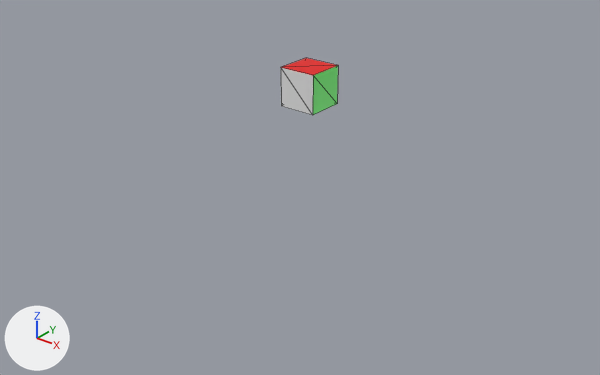
What one commit did to the glTF model public/cube.gltf.
Before and after are seen from a 50 mm lens placed at (12.09, -15.48, 6.72), pointed at (0.32, -0.77, -2.4). The lights are fixed; the arrows at lower left show +X, +Y and +Z. Mesh edges are drawn as thin lines. Where no turn or scale is listed for an object, it has been applied to the vertices. Vertices at the same position are counted once.
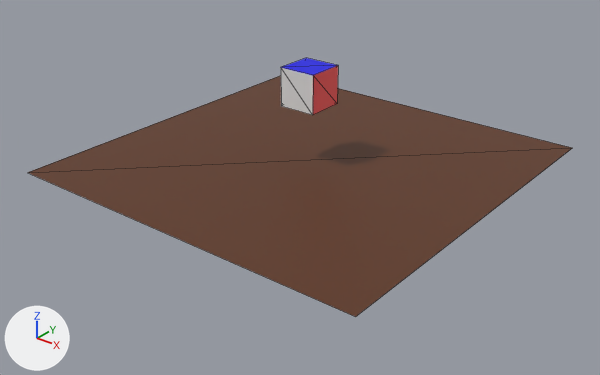
The newer file is also turned or shifted as a whole; pictures and numbers use the older file's frame.

Where the change shows, as pixel boxes (x1, y1, x2, y2) in the pictures (600 x 375 px):
'Plane', added (brown)
    after: (28, 76, 572, 317)
part 1 of me_cube, recoloured (green to red)
    both: (313, 66, 338, 115)
part 2 of me_cube, recoloured (red to blue)
    both: (281, 58, 338, 75)

Edits to the bpy script that builds the scene:
```text
Add mat_plane:
    mat_plane = principled_material('plane')
    mat_plane.base_color = (0.112, 0.0345, 0.011)  # brown #5e341b
Change me_cube:
    where me_cube.from_pydata(...)  # 8 vertices, 12 faces; spans x -0.5..0.5, y -0.5..0.5, z -0.5..0.5
    used by ob_cube; location = (0.0, 0.0, 0.0)
    me_cube part 1: 2 faces spanning x 0.5, y -0.5..0.5, z -0.5..0.5 switch from mat_front (green #09e700) to mat_top (red #e60600)
    me_cube part 2: 2 faces spanning x -0.5..0.5, y -0.5..0.5, z 0.5 switch from mat_top (red #e60600) to mat_sides (blue #0700e7)
Add me_plane:
    me_plane.from_pydata([(-5.0, -5.0, 0.0), (5.0, -5.0, 0.0), (-5.0, 5.0, 0.0), (5.0, 5.0, 0.0)], [], [(0, 1, 3), (0, 3, 2)])
    me_plane.materials.append(mat_plane)  # brown #5e341b
Add ob_plane:
    ob_plane = bpy.data.objects.new('Plane', me_plane)
    ob_plane.location = (0.0, 0.0, -2.0)
```
